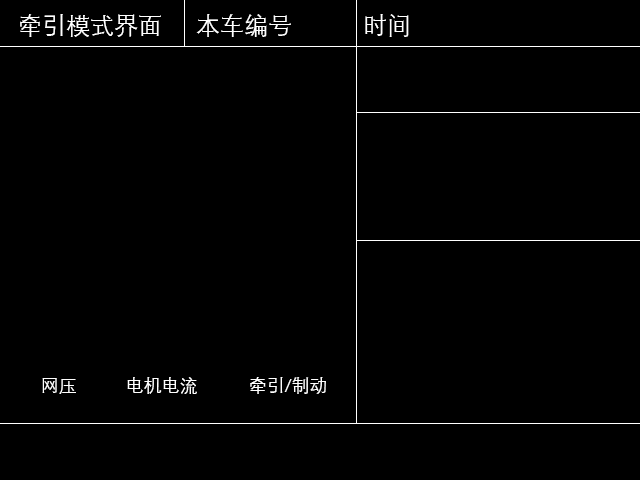
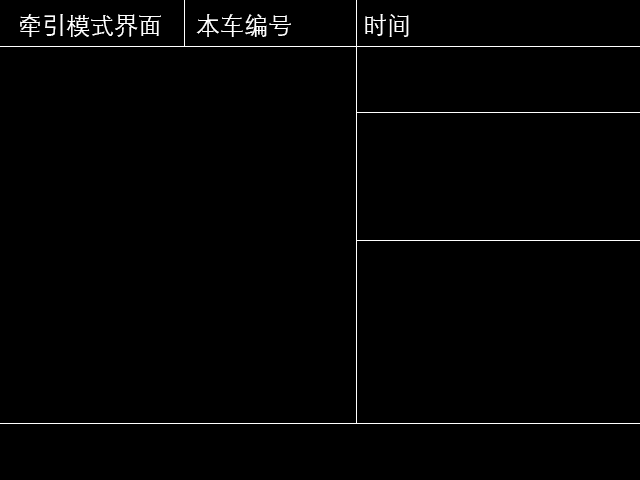
Two versions of the same layered image (640x480). Layer-by-layer changes:
removed layer "网压" over [42, 378, 76, 394]
removed layer "电机电流" over [127, 377, 197, 394]
removed layer "牵引/制动" over [250, 377, 326, 394]
